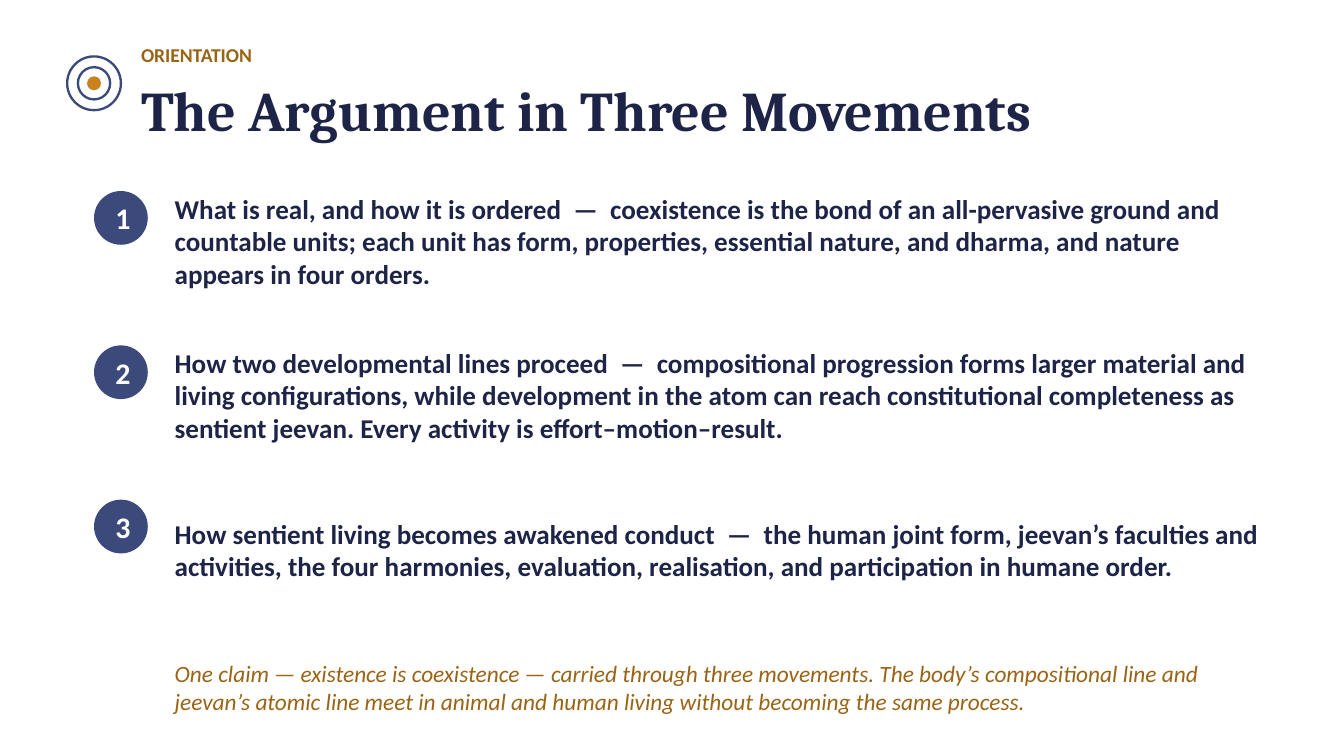
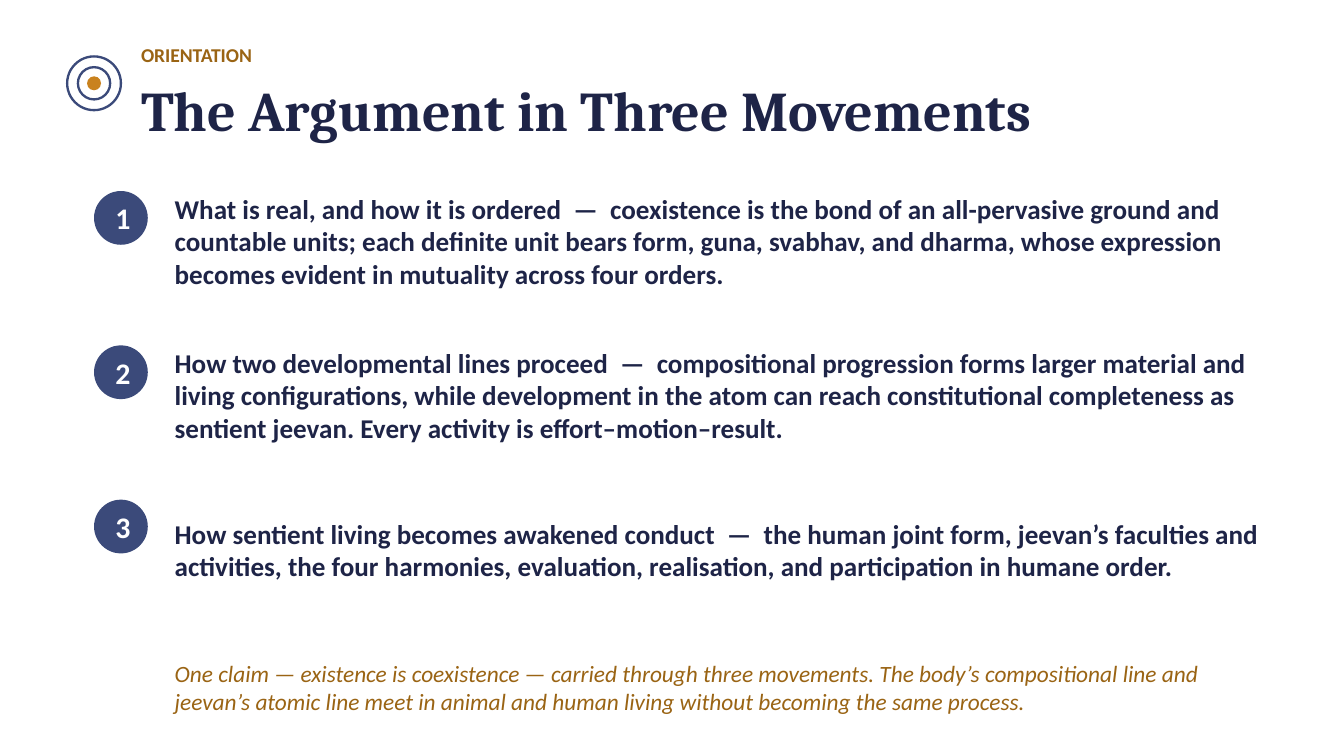
Before and after one commit to raghavamohan/AnalyticMadhyasthDarshan, a slide deck: slide 2 of Studies/The-Ontology-of-Coexistence/The-Ontology-of-Existence-Madhyasth-Darshan.pptx. Drawn at 1344x756 pixels with LibreOffice and Linux fonts; fonts in the diff are those of the drawing. Boxes give left, top, right and bottom in pixels: in the first picture for what was removed or moved away, otherwise in the second. Text is boxed around its words. In the diff, an @@ line names an element or a change of style, - is before the commit and + after.

Commit message:
Revise ontology around definite mutuality

```diff
--- a/Studies/The-Ontology-of-Coexistence/The-Ontology-of-Existence-Madhyasth-Darshan.pptx
+++ b/Studies/The-Ontology-of-Coexistence/The-Ontology-of-Existence-Madhyasth-Darshan.pptx
@@ text at (175, 200, 1222, 289): text changed @@
-What is real, and how it is ordered — coexistence is the bond of an all-pervasive ground and countable units; each unit has form, properties, essential nature, and dharma, and nature appears in four orders.
+What is real, and how it is ordered — coexistence is the bond of an all-pervasive ground and countable units; each definite unit bears form, guna, svabhav, and dharma, whose expression becomes evident in mutuality across four orders.
```
Also in this commit, not shown: 12 other slides changed, 12 other files.
